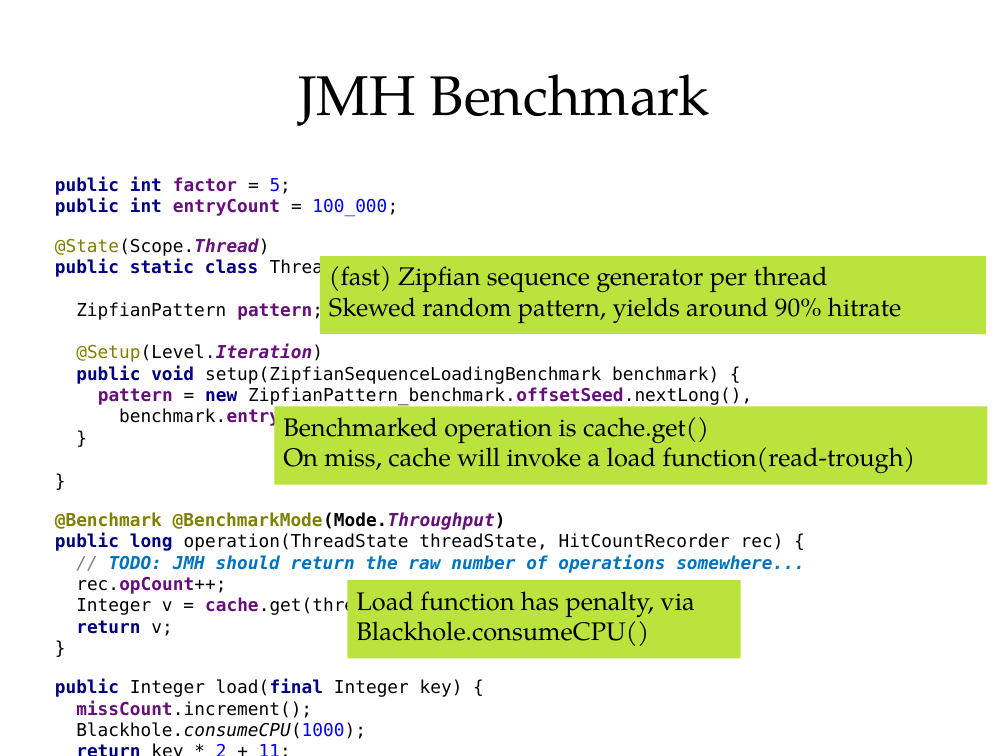
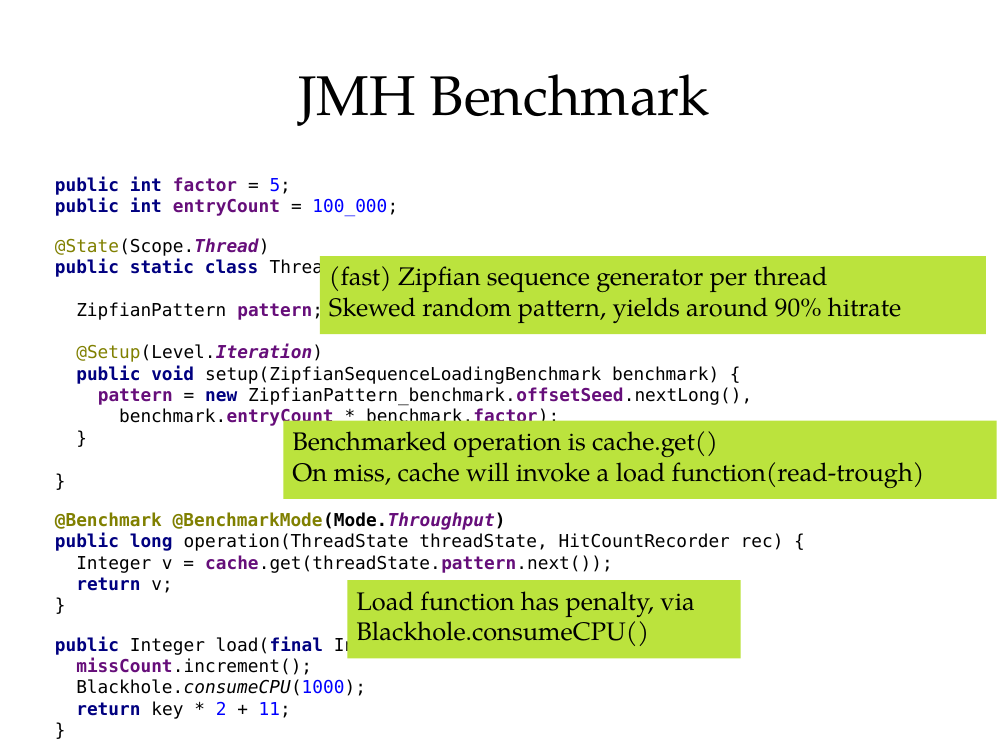
Before and after one commit to cruftex/talk-benchmark-memory, a slide deck: slide 25 of benchmark-memory-with-jmh.odp (slide 23 before the commit). Drawn at 1008x756 pixels with LibreOffice and Linux fonts; fonts in the diff are those of the drawing. Boxes give left, top, right and bottom in pixels: in the first picture for what was removed or moved away, otherwise in the second. Text is boxed around its words. In the diff, an @@ line names an element or a change of style, - is before the commit and + after.

```diff
--- a/benchmark-memory-with-jmh.odp
+++ b/benchmark-memory-with-jmh.odp
@@ rectangle "Benchmarked operation is cache.get()": place and size @@
-rectangle "Benchmarked operation is cache.get()" at [274, 406, 988, 485]
+rectangle "Benchmarked operation is cache.get()" at [284, 421, 997, 499]
@@ text at [55, 512, 784, 593]: text changed; bold off @@
-@Benchmark @BenchmarkMode(Mode.Throughput)
-public long operation(ThreadState threadState, HitCountRecorder rec) {
-// TODO: JMH should return the raw number of operations somewhere...
-rec.opCount++;
-Integer v = cache.get(threadState.pattern.next());
-return v;
-}
+@Benchmark @BenchmarkMode(Mode.Throughput)
+public long operation(ThreadState threadState, HitCountRecorder rec) {
+Integer v = cache.get(threadState.pattern.next());
+return v;
+}
```
Also in this commit, not shown: 19 other slides changed, 2 slides added.
